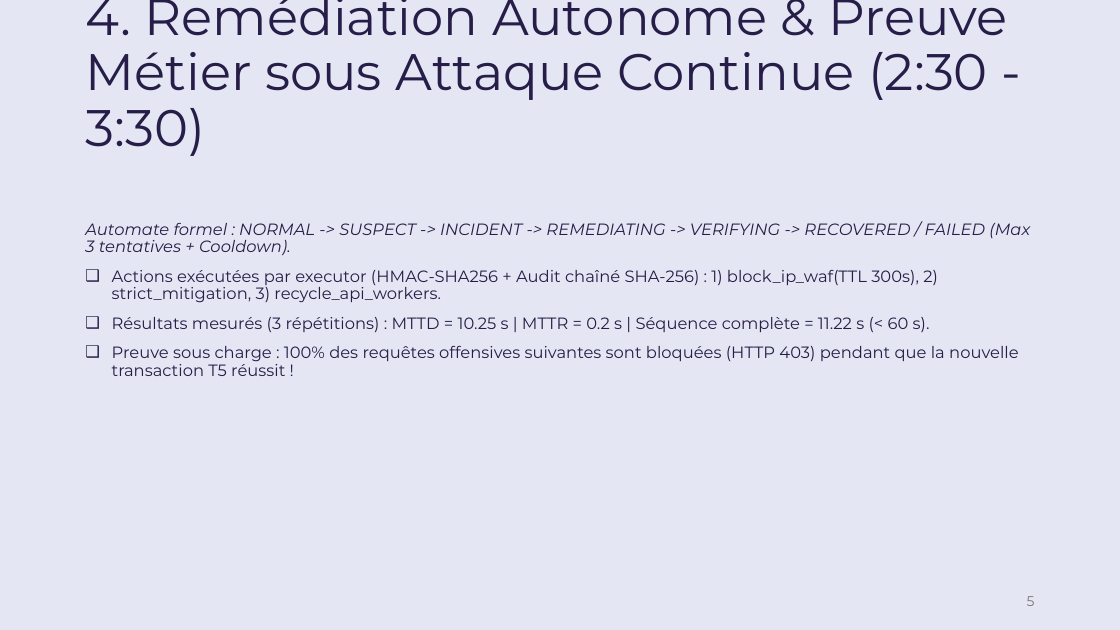
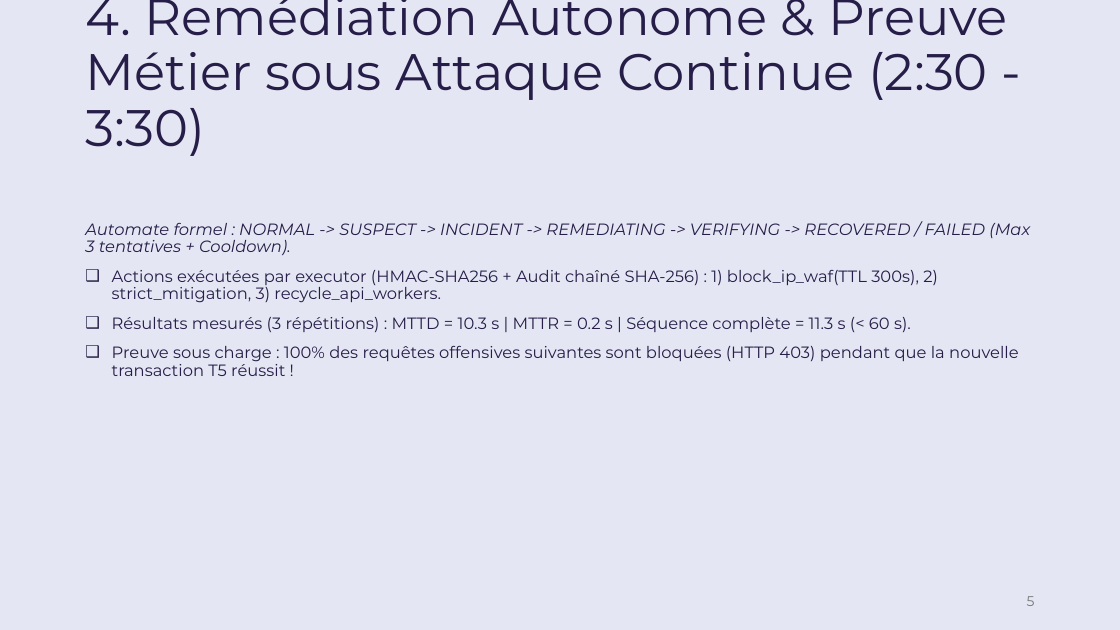
Before and after one commit to pierre-mcd38/RESILIENCE-ALPHA, a slide deck: slide 5 of deliverables/Workshop2026-M2-G2/Workshop2026-M2-G2-Pres.pptx. Drawn at 1120x630 pixels with LibreOffice and Linux fonts; fonts in the diff are those of the drawing; background and template pictures are left out. Boxes give left, top, right and bottom in pixels: in the first picture for what was removed or moved away, otherwise in the second. Text is boxed around its words. In the diff, an @@ line names an element or a change of style, - is before the commit and + after.

```diff
--- a/deliverables/Workshop2026-M2-G2/Workshop2026-M2-G2-Pres.pptx
+++ b/deliverables/Workshop2026-M2-G2/Workshop2026-M2-G2-Pres.pptx
@@ text at box(112, 317, 911, 332): text changed @@
-❑ Résultats mesurés (3 répétitions) : MTTD = 10.25 s | MTTR = 0.2 s | Séquence complète = 11.22 s (< 60 s).
+❑ Résultats mesurés (3 répétitions) : MTTD = 10.3 s | MTTR = 0.2 s | Séquence complète = 11.3 s (< 60 s).
```
Also in this commit, not shown: 7 other files.
